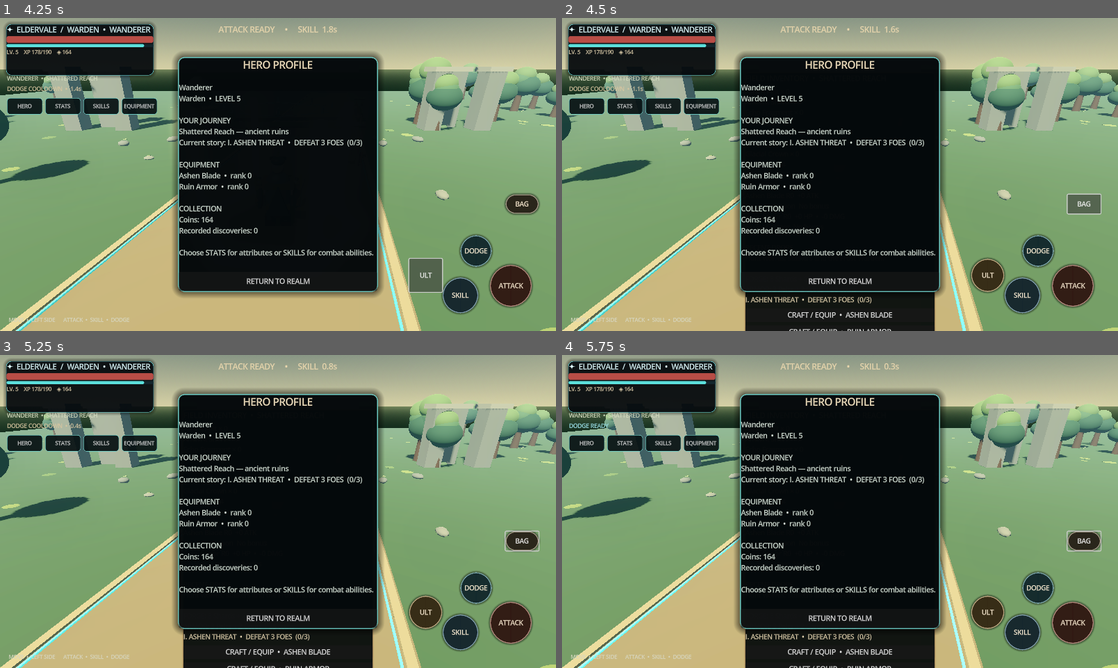
Above: before the commit, frames 1-4 (two rows, left to right).
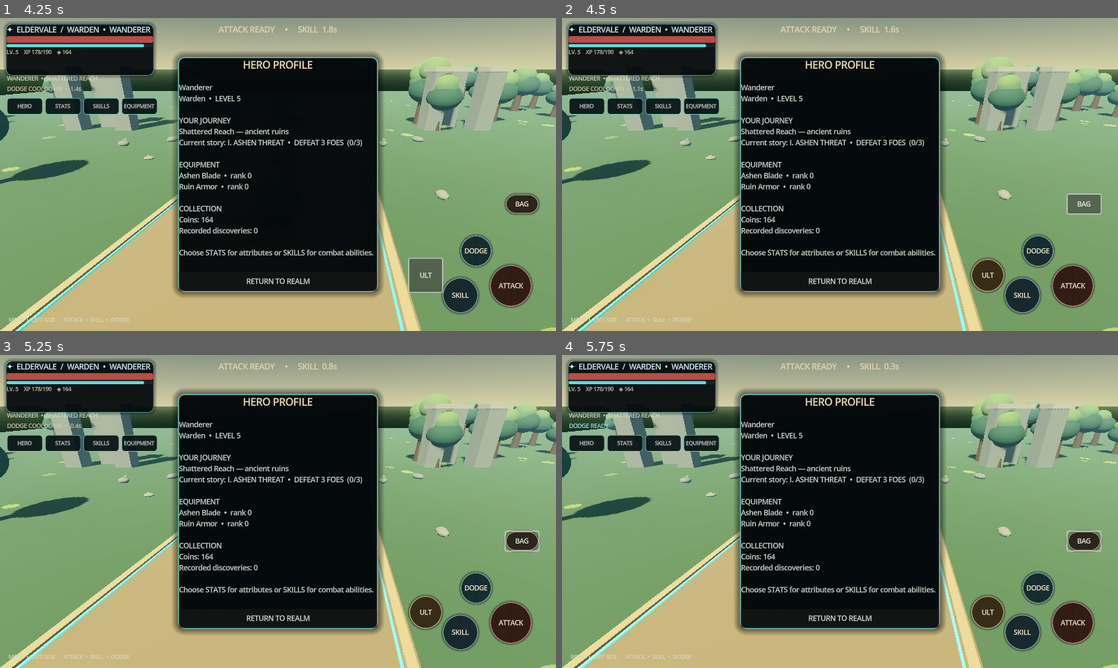
Above: after the commit, the same moments.

Repository: filesgloom-png/ELDERVALE
Game: Godot game, scene res://scenes/main_3d.tscn
Two runs of this game, one before a commit and one after it. Both use one fixed random seed, a clock stepped at 60 frames per second and the inputs below.
Inputs (mouse positions are in pixels of both pictures, inside the frame that each line leads up to):
- Up to frame 1 (4.25 s): click "CREATE HERO • BEGIN ADVENTURE" at 0.5 s; click "ATTACK" at 1.25 s; click "SKILL" at 2 s; click "DODGE" at 2.75 s; click "ULT" at 3.5 s
- Up to frame 2 (4.5 s): click "BAG" at 4.25 s
- Up to frame 3 (5.25 s): click (278, 646) at 5 s, where only the run after the commit has a clickable "Newest first"
- Up to frame 4 (5.75 s): no input

Frame 1 is identical in both runs. In frame 2, 4.3% of the frame differs, in the area x 32-68%, y 87-100%; in frame 3, 4.3%; in frame 4, 4.3%.

Commit message:
feat: add selectable loot armory with comparisons and sorting

Diff:
--- a/scripts/main_3d.gd
+++ b/scripts/main_3d.gd
@@ -33,6 +33,12 @@
 var next_loot_gear_id := 1
 var loot_weapon_button: Button
 var loot_armor_button: Button
+var gear_sort_option: OptionButton
+var gear_list_container: VBoxContainer
+var gear_detail_label: Label
+var equip_selected_gear_button: Button
+var selected_gear_id := 0
+var gear_sort_mode := 0
 var boss_first_kill_claimed := false
 var codex_discoveries: Array[String] = []
 var weapon_level := 0
@@ -1107,9 +1113,16 @@
 	inventory_style.set_corner_radius_all(8)
 	inventory_panel.add_theme_stylebox_override("panel", inventory_style)
 	layer.add_child(inventory_panel)
+	var inventory_scroll := ScrollContainer.new()
+	inventory_scroll.name = "InventoryScroll"
+	inventory_scroll.size_flags_horizontal = Control.SIZE_EXPAND_FILL
+	inventory_scroll.size_flags_vertical = Control.SIZE_EXPAND_FILL
+	inventory_scroll.custom_minimum_size = Vector2(0, 420)
+	inventory_panel.add_child(inventory_scroll)
 	var inventory_stack := VBoxContainer.new()
-	inventory_stack.add_theme_constant_override("separation", 8)
-	inventory_panel.add_child(inventory_stack)
+	inventory_stack.add_theme_constant_override("separation", 7)
+	inventory_stack.size_flags_horizontal = Control.SIZE_EXPAND_FILL
+	inventory_scroll.add_child(inventory_stack)
 	var inventory_title := Label.new()
 	inventory_title.text = "FIELD INVENTORY  •  SHATTERED REACH"
 	inventory_title.add_theme_font_size_override("font_size", 17)
@@ -1117,10 +1130,45 @@
 	inventory_stack.add_child(inventory_title)
 	inventory_label = Label.new()
 	inventory_label.name = "InventoryContents"
-	inventory_label.custom_minimum_size = Vector2(340, 225)
-	inventory_label.add_theme_font_size_override("font_size", 15)
+	inventory_label.custom_minimum_size = Vector2(320, 128)
+	inventory_label.size_flags_horizontal = Control.SIZE_EXPAND_FILL
+	inventory_label.add_theme_font_size_override("font_size", 13)
 	inventory_label.add_theme_color_override("font_color", Color("#e0d0ad"))
 	inventory_stack.add_child(inventory_label)
+	var gear_heading := Label.new()
+	gear_heading.text = "LOOT ARMORY  •  SELECT TO COMPARE"
+	gear_heading.add_theme_font_size_override("font_size", 14)
+	gear_heading.add_theme_color_override("font_color", Color("#79d9cc"))
+	inventory_stack.add_child(gear_heading)
+	gear_sort_option = OptionButton.new()
+	gear_sort_option.name = "GearSortMode"
+	gear_sort_option.add_item("Newest first", 0)
+	gear_sort_option.add_item("Rarity: high to low", 1)
+	gear_sort_option.add_item("Best stats first", 2)
+	gear_sort_option.item_selected.connect(_on_gear_sort_changed)
+	inventory_stack.add_child(gear_sort_option)
+	var gear_list_scroll := ScrollContainer.new()
+	gear_list_scroll.name = "GearListScroll"
+	gear_list_scroll.custom_minimum_size = Vector2(0, 112)
+	gear_list_scroll.size_flags_horizontal = Control.SIZE_EXPAND_FILL
+	inventory_stack.add_child(gear_list_scroll)
+	gear_list_container = VBoxContainer.new()
+	gear_list_container.name = "GearList"
+	gear_list_container.size_flags_horizontal = Control.SIZE_EXPAND_FILL
+	gear_list_scroll.add_child(gear_list_container)
+	gear_detail_label = Label.new()
+	gear_detail_label.name = "GearComparisonCard"
+	gear_detail_label.custom_minimum_size = Vector2(0, 72)
+	gear_detail_label.autowrap_mode = TextServer.AUTOWRAP_WORD_SMART
+	gear_detail_label.add_theme_font_size_override("font_size", 13)
+	gear_detail_label.add_theme_color_override("font_color", Color("#e7d8b5"))
+	inventory_stack.add_child(gear_detail_label)
+	equip_selected_gear_button = Button.new()
+	equip_selected_gear_button.name = "EquipSelectedGear"
+	equip_selected_gear_button.custom_minimum_size = Vector2(0, 36)
+	equip_selected_gear_button.text = "EQUIP SELECTED ITEM"
+	equip_selected_gear_button.pressed.connect(_equip_selected_loot)
+	inventory_stack.add_child(equip_selected_gear_button)
 	var craft_weapon_button := Button.new()
 	craft_weapon_button.text = "CRAFT / EQUIP  •  ASHEN BLADE"
 	craft_weapon_button.pressed.connect(_craft_weapon)
@@ -2393,6 +2441,102 @@
 		return "+%d ATK" % int(item.get("attack", 0))
 	return "+%d HP / -%d DMG" % [int(item.get("hp", 0)), int(item.get("mitigation", 0))]
 
+
+func _on_gear_sort_changed(index: int) -> void:
+	gear_sort_mode = clampi(index, 0, 2)
+	_refresh_gear_inventory_ui()
+
+func _select_loot_gear(item_id: int) -> void:
+	selected_gear_id = item_id
+	_refresh_gear_inventory_ui()
+
+func _selected_loot_gear() -> Dictionary:
+	for item in loot_gear:
+		if int(item.get("id", 0)) == selected_gear_id:
+			return item
+	return {}
+
+func _refresh_gear_inventory_ui() -> void:
+	if gear_list_container == null:
+		return
+	for child in gear_list_container.get_children():
+		gear_list_container.remove_child(child)
+		child.queue_free()
+	var sorted_items: Array[Dictionary] = []
+	for item in loot_gear:
+		sorted_items.append(item)
+	match gear_sort_mode:
+		1:
+			sorted_items.sort_custom(func(a: Dictionary, b: Dictionary) -> bool:
+				var ar := _rarity_rank(str(a.get("rarity", "Common")))
+				var br := _rarity_rank(str(b.get("rarity", "Common")))
+				if ar == br:
+					return _gear_score(a) > _gear_score(b)
+				return ar > br
+			)
+		2:
+			sorted_items.sort_custom(func(a: Dictionary, b: Dictionary) -> bool:
+				return _gear_score(a) > _gear_score(b)
+			)
+		_:
+			sorted_items.sort_custom(func(a: Dictionary, b: Dictionary) -> bool:
+				return int(a.get("id", 0)) > int(b.get("id", 0))
+			)
+	for item in sorted_items:
+		var item_id := int(item.get("id", 0))
+		var slot := str(item.get("slot", "weapon"))
+		var equipped_id := equipped_loot_weapon_id if slot == "weapon" else equipped_loot_armor_id
+		var rarity := str(item.get("rarity", "Common"))
+		var item_button := Button.new()
+		item_button.name = "LootGear_%d" % item_id
+		item_button.custom_minimum_size = Vector2(0, 38)
+		item_button.size_flags_horizontal = Control.SIZE_EXPAND_FILL
+		var prefix := "✓ " if item_id == equipped_id else ("▸ " if item_id == selected_gear_id else "")
+		item_button.text = "%s%s  •  %s  •  %s  •  %s" % [prefix, rarity.to_upper(), str(item.get("name", "Unknown")), slot.to_upper(), _gear_stat_summary(item)]
+		item_button.add_theme_color_override("font_color", _rarity_color(rarity))
+		item_button.pressed.connect(_select_loot_gear.bind(item_id))
+		gear_list_container.add_child(item_button)
+	if gear_sort_option != null and gear_sort_option.selected != gear_sort_mode:
+		gear_sort_option.select(gear_sort_mode)
+	var selected := _selected_loot_gear()
+	if selected.is_empty() and not loot_gear.is_empty():
+		selected = sorted_items[0]
+		selected_gear_id = int(selected.get("id", 0))
+	if selected.is_empty():
+		gear_detail_label.text = "No dropped equipment yet. Hunt Ash Wolves and Ruin Stalkers, or defeat the Frost Warden."
+		equip_selected_gear_button.disabled = true
+		equip_selected_gear_button.text = "EQUIP SELECTED ITEM"
+		return
+	var selected_slot := str(selected.get("slot", "weapon"))
+	var equipped := _equipped_loot_gear(selected_slot)
+	var stat_name := "ATK" if selected_slot == "weapon" else "HP / MITIGATION"
+	var current_text := "No loot item equipped"
+	var delta_text := "New slot bonus"
+	if not equipped.is_empty():
+		current_text = "%s %s (%s)" % [str(equipped.get("rarity", "Common")).to_upper(), str(equipped.get("name", "Gear")), _gear_stat_summary(equipped)]
+		var delta := _gear_score(selected) - _gear_score(equipped)
+		delta_text = ("+" if delta > 0 else "") + str(delta) + " gear score"
+	gear_detail_label.text = "%s %s  •  %s\nSELECTED: %s\nEQUIPPED: %s\nCOMPARISON: %s" % [str(selected.get("rarity", "Common")).to_upper(), str(selected.get("slot", "weapon")).to_upper(), stat_name, _gear_stat_summary(selected), current_text, delta_text]
+	var already_equipped := int(selected.get("id", 0)) == (equipped_loot_weapon_id if selected_slot == "weapon" else equipped_loot_armor_id)
+	equip_selected_gear_button.disabled = already_equipped
+	equip_selected_gear_button.text = "CURRENTLY EQUIPPED" if already_equipped else "EQUIP SELECTED  •  %s" % str(selected.get("name", "ITEM")).to_upper()
+
+func _equip_selected_loot() -> void:
+	var item := _selected_loot_gear()
+	if item.is_empty():
+		return
+	var slot := str(item.get("slot", "weapon"))
+	if slot == "weapon":
+		equipped_loot_weapon_id = int(item.get("id", 0))
+	else:
+		equipped_loot_armor_id = int(item.get("id", 0))
+	_recalculate_derived_stats(true)
+	_refresh_equipment_visuals()
+	_refresh_progression_ui()
+	_save_progress()
+	if status_label != null:
+		status_label.text = "EQUIPPED %s  •  %s  •  %s" % [str(item.get("rarity", "Common")).to_upper(), str(item.get("name", "GEAR")), _gear_stat_summary(item)]
+
 func _equipped_loot_gear(slot: String) -> Dictionary:
 	var wanted_id := equipped_loot_weapon_id if slot == "weapon" else equipped_loot_armor_id
 	if wanted_id <= 0:
@@ -2583,6 +2727,7 @@
 		lines.append("ARMOR: 3 Pelts + 2 Cores + 35 coins")
 		lines.append(_quest_description())
 		inventory_label.text = "\n".join(lines)
+	_refresh_gear_inventory_ui()
 	if loot_weapon_button != null:
 		var best_weapon := _best_loot_item("weapon")
 		loot_weapon_button.text = "EQUIP BEST WEAPON  •  %s" % str(best_weapon.get("name", "NONE FOUND"))
